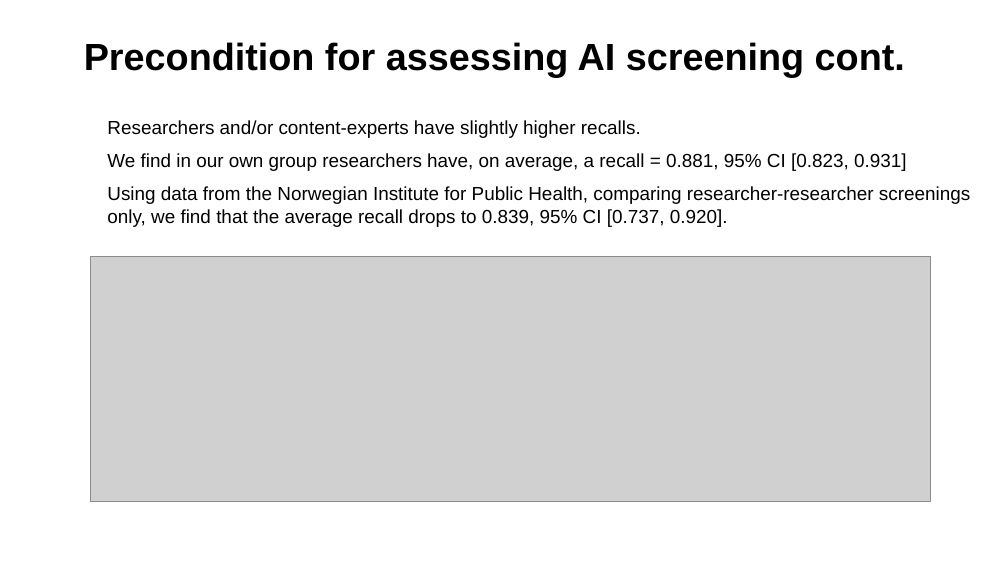
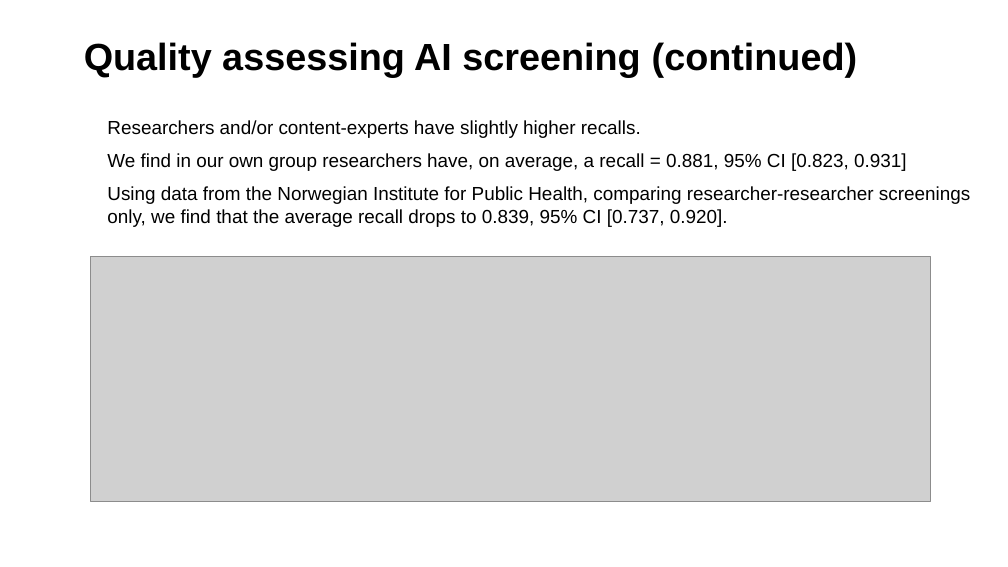
Before and after one commit to MikkelVembye/IRM2026, a slide deck: slide 7 of screen-with-gpt-models.pptx. Drawn at 1008x567 pixels with LibreOffice and Linux fonts; fonts in the diff are those of the drawing; grey boxes stand for pictures; background and template pictures are left out. Boxes give left, top, right and bottom in pixels: in the first picture for what was removed or moved away, otherwise in the second. Text is boxed around its words. In the diff, an @@ line names an element or a change of style, - is before the commit and + after.

```diff
--- a/screen-with-gpt-models.pptx
+++ b/screen-with-gpt-models.pptx
@@ title at (84,42,858,77): text changed @@
-Precondition for assessing AI screening cont.
+Quality assessing AI screening (continued)
```
Also in this commit, not shown: 3 other slides changed, 19 other files.
